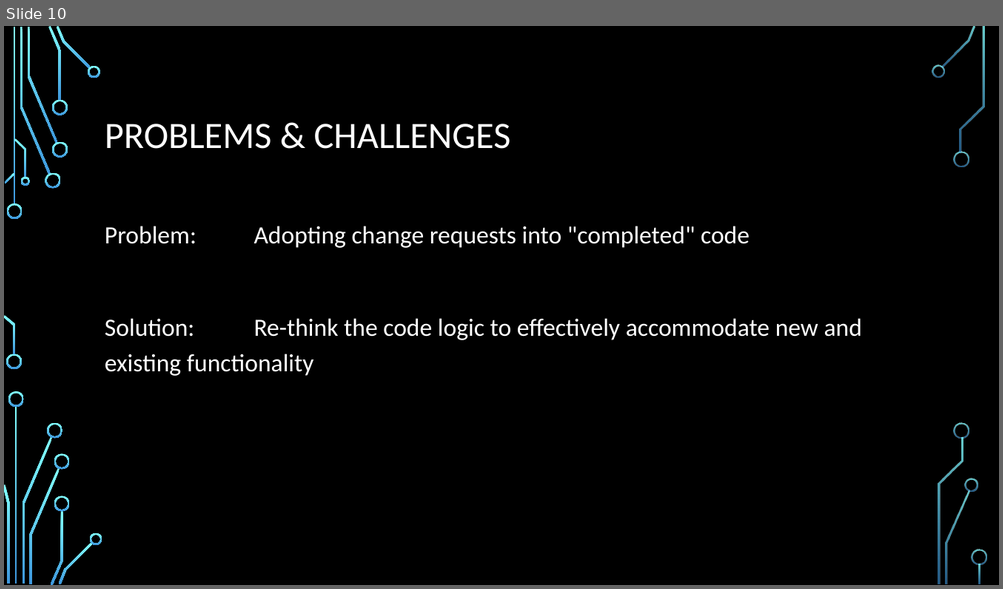
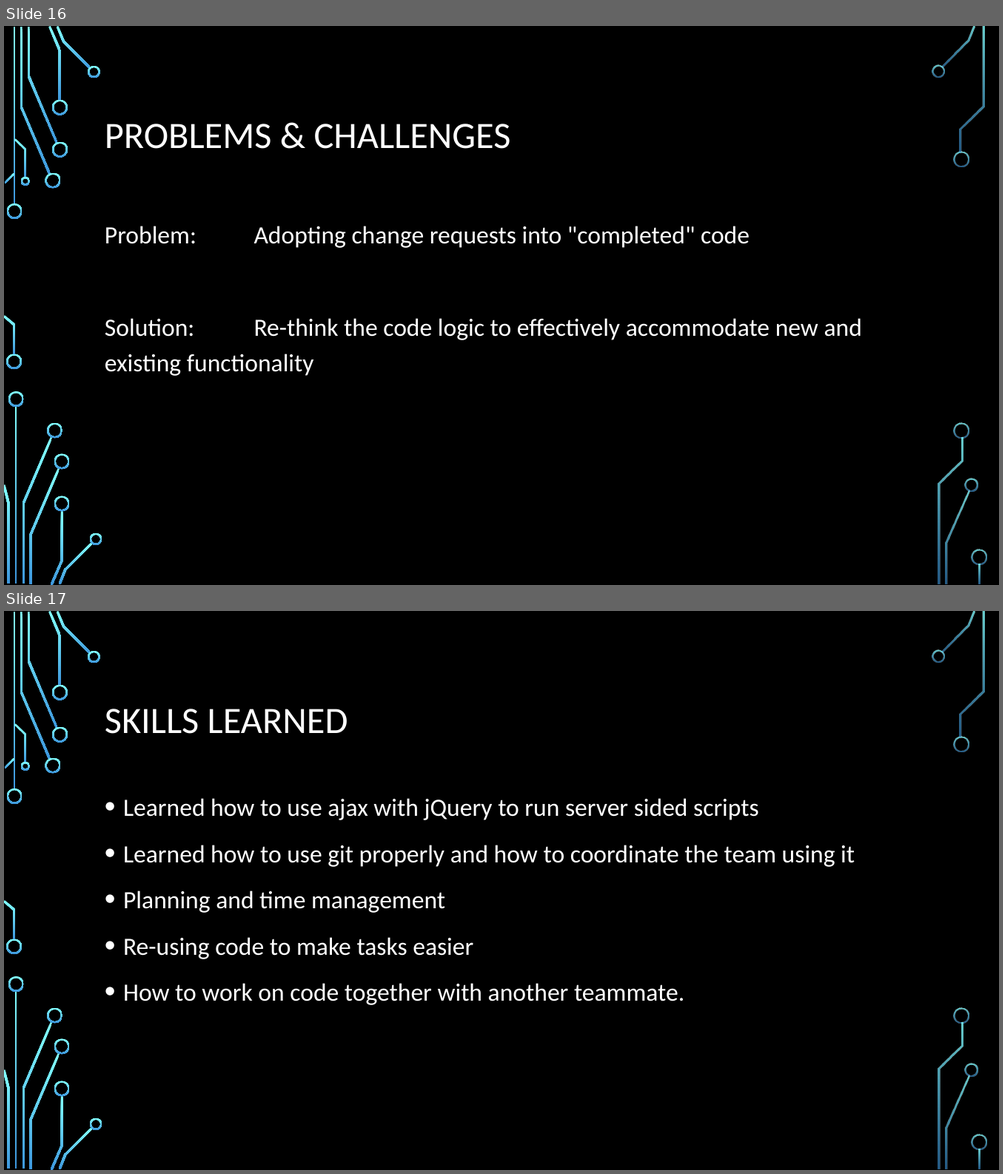
Before and after one commit to AntimonyTechnology/BiFrostGames, a slide deck: Documents/Demo07/Presentation.pptx. Shown one above the other, each under a label of ours: slide 10 before the commit, slides 16 and 17 after it. The pictures are 1003x589 and 1003x1174 pixels, drawn with LibreOffice and Linux fonts; fonts in the diff are those of the drawing; background and template pictures are left out. Boxes give left, top, right and bottom in pixels: in the first picture for what was removed or moved away, otherwise in the second. Text is boxed around its words. In the diff, an @@ line names an element or a change of style, - is before the commit and + after.

```diff
--- a/Documents/Demo07/Presentation.pptx
+++ b/Documents/Demo07/Presentation.pptx
@@ slide 17 added at box(4, 611, 999, 1170), background picture (left out); not listed: 36 template elements that a slide beside it also shows @@
@@ title added at box(105, 709, 348, 734), 36 pt, text #FFFFFF @@
+SKILLS LEARNED
@@ text added at box(123, 798, 854, 1005), 24 pt, text #FFFFFF @@
+• Learned how to use ajax with jQuery to run server sided scripts
+• Learned how to use git properly and how to coordinate the team using it
+• Planning and time management
+• Re-using code to make tasks easier
+• How to work on code together with another teammate.
@@ what was slide 10 is now slide 16 @@
```
Also in this commit, not shown: 6 slides changed, 10 other slides added, 3 slides removed, 2 other files.
